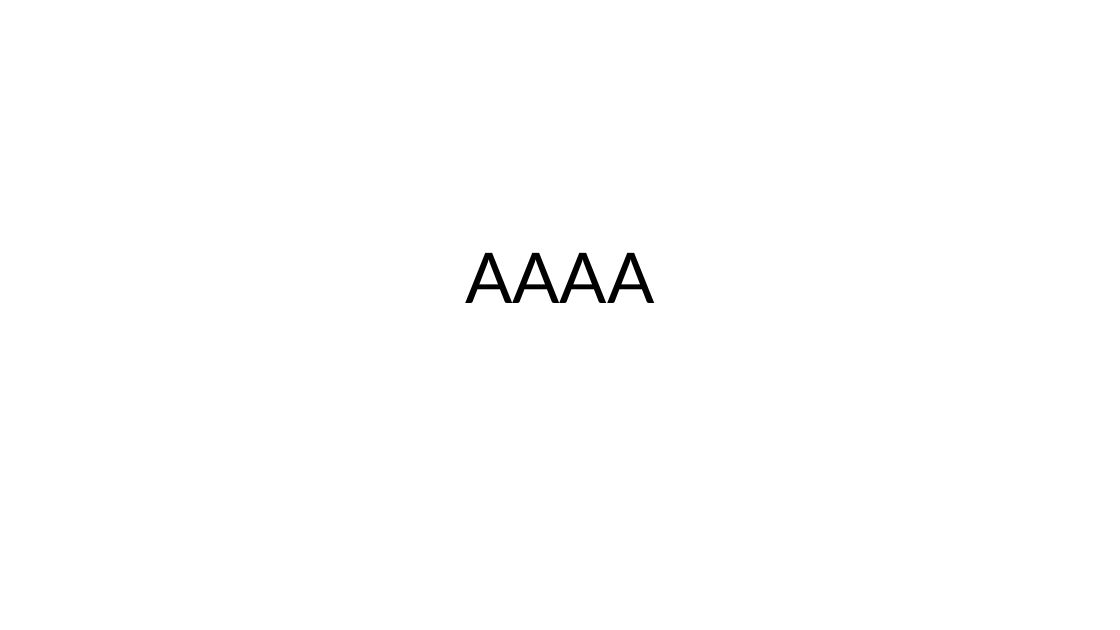
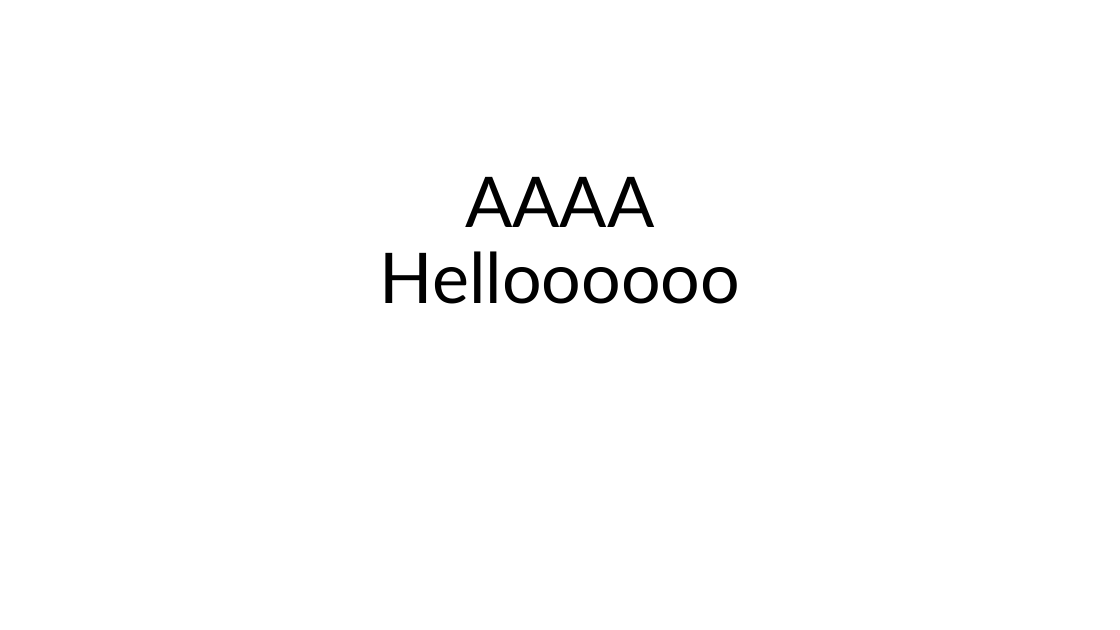
Before and after one commit to MohcineInp/FormationGit26.09, a slide deck: slide 1 of formation_pptx_test.pptx. Drawn at 1120x630 pixels with LibreOffice and Linux fonts; fonts in the diff are those of the drawing. Boxes give left, top, right and bottom in pixels: in the first picture for what was removed or moved away, otherwise in the second. Text is boxed around its words. In the diff, an @@ line names an element or a change of style, - is before the commit and + after.

```diff
--- a/formation_pptx_test.pptx
+++ b/formation_pptx_test.pptx
@@ title at <box>380,177,741,304</box>: text changed @@
-AAAA
+AAAA
+Helloooooo
```
Also in this commit, not shown: 1 other file.
